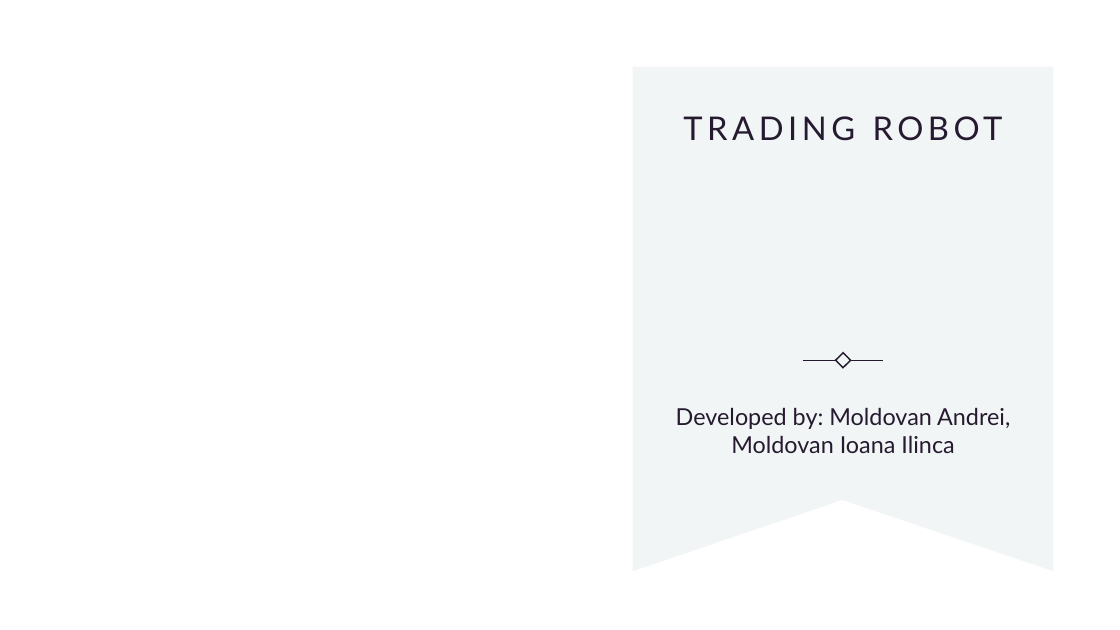
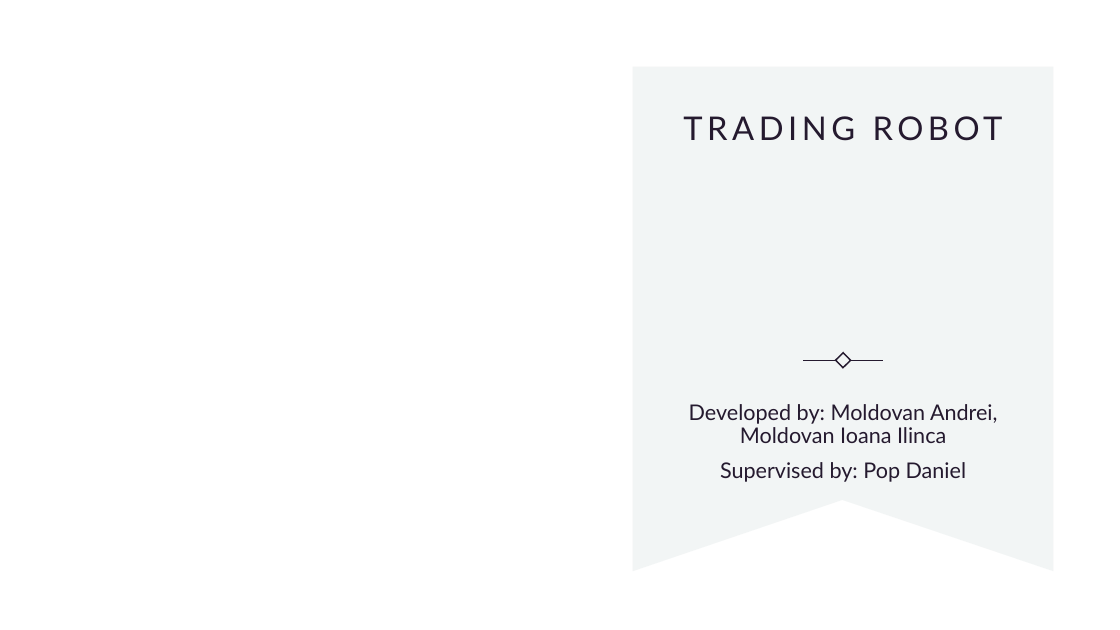
Before and after one commit to RPAProject-TradingDecisions/TradingRobot, a slide deck: slide 1 of files/Trading robot.pptx. Drawn at 1120x630 pixels with LibreOffice and Linux fonts; fonts in the diff are those of the drawing; background and template pictures are left out. Boxes give left, top, right and bottom in pixels: in the first picture for what was removed or moved away, otherwise in the second. Text is boxed around its words. In the diff, an @@ line names an element or a change of style, - is before the commit and + after.

Commit message:
Updated Presentation

```diff
--- a/files/Trading robot.pptx
+++ b/files/Trading robot.pptx
@@ subtitle at box(689, 404, 998, 443): size 20 to 18.5 pt in "Developed by: Moldovan Andrei, Moldovan Ioana Ilinca"; line spacing 1 to 0.9 @@
@@ subtitle at box(720, 462, 967, 482): paragraph added @@
+Supervised by: Pop Daniel
```
Also in this commit, not shown: 1 slide added.
